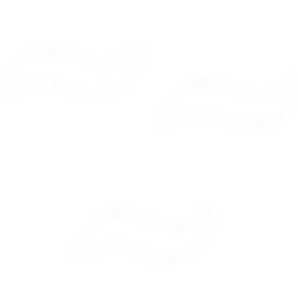
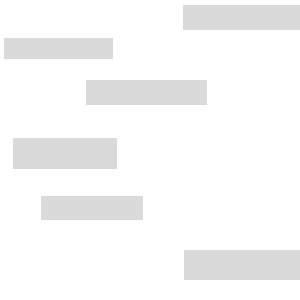
Layer changes from the first (300, 300) image to the second:
removed layer "Layer 1" over [4, 38, 300, 272]
added layer "Rectangle 6" above "Rectangle 5" over [183, 5, 300, 30]
added layer "Rectangle 5" above "Rectangle 4" over [184, 250, 300, 280]
added layer "Rectangle 4" above "Rectangle 3" over [13, 138, 117, 169]
added layer "Rectangle 3" above "Rectangle 2" over [41, 196, 143, 220]
added layer "Rectangle 2" above "Rectangle 1" over [86, 80, 207, 105]
added layer "Rectangle 1" over [4, 38, 113, 59]
